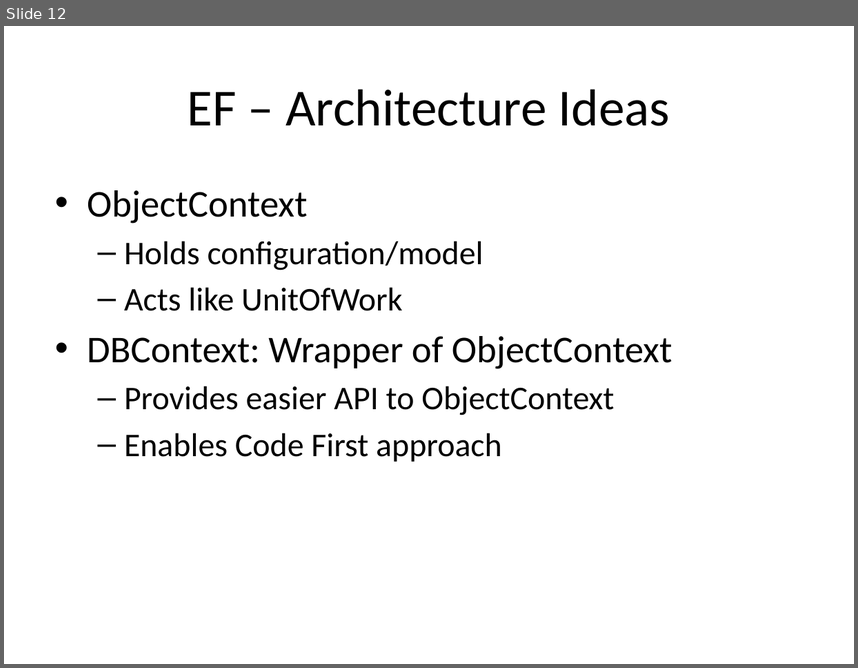
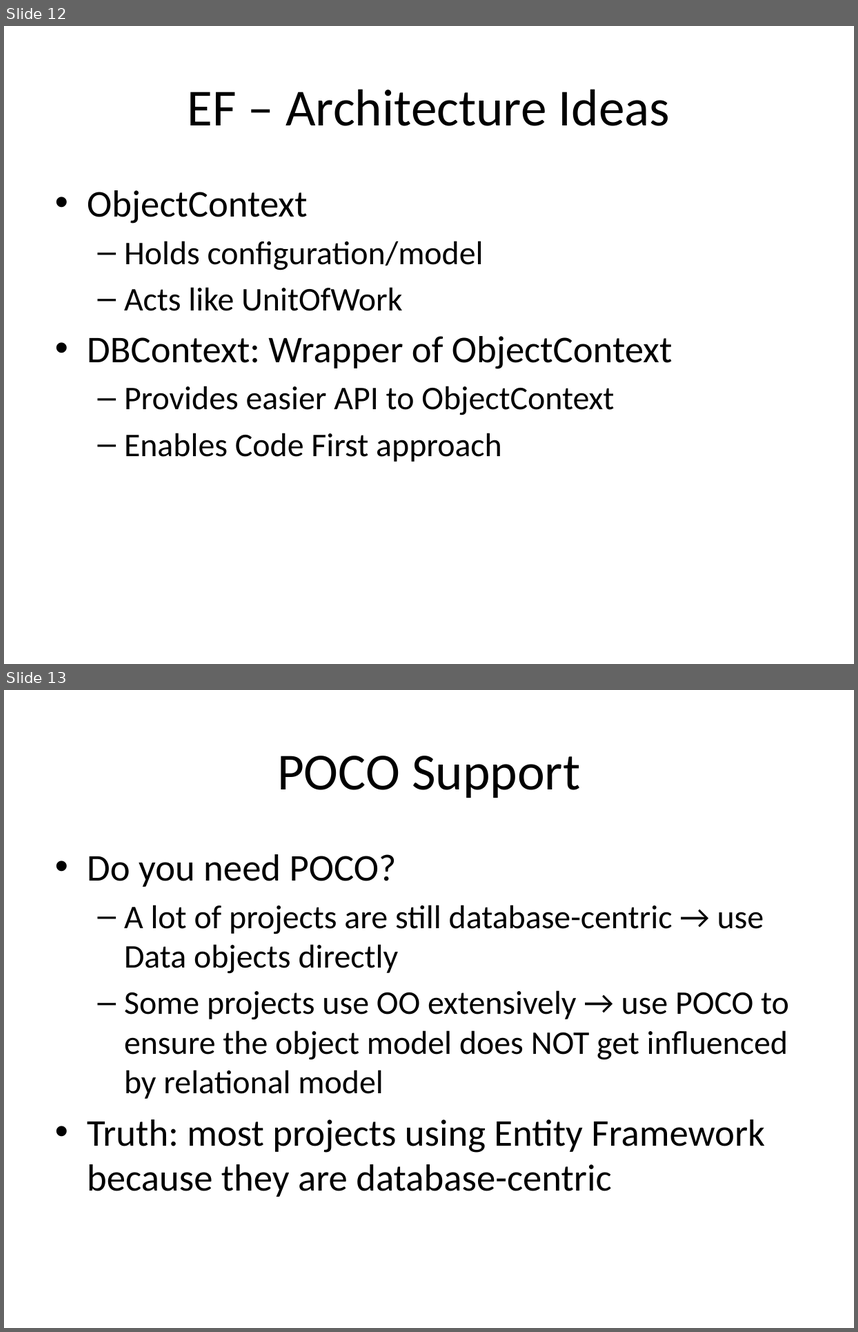
Before and after one commit to harrychou/Notes, a slide deck: Data Access Framework.pptx. Shown one above the other, each under a label of ours: slide 12 before the commit, slides 12 and 13 after it. The pictures are 858x668 and 858x1332 pixels, drawn with LibreOffice and Linux fonts; fonts in the diff are those of the drawing. Boxes give left, top, right and bottom in pixels: in the first picture for what was removed or moved away, otherwise in the second. Text is boxed around its words. In the diff, an @@ line names an element or a change of style, - is before the commit and + after.

```diff
--- a/Data Access Framework.pptx
+++ b/Data Access Framework.pptx
@@ slide 13 added at bbox=[4, 690, 854, 1328], background #FFFFFF @@
@@ title added at bbox=[277, 756, 580, 798], 44 pt, text #000000 @@
+POCO Support
@@ text added at bbox=[87, 854, 789, 1196], 28 pt, text #000000 @@
+• Do you need POCO?
+  – A lot of projects are still database-centric → use Data objects directly
+  – Some projects use OO extensively → use POCO to ensure the object model does NOT get influenced by relational model
+• Truth: most projects using Entity Framework because they are database-centric
```
Also in this commit, not shown: 1 other slide added, 1 other file.
